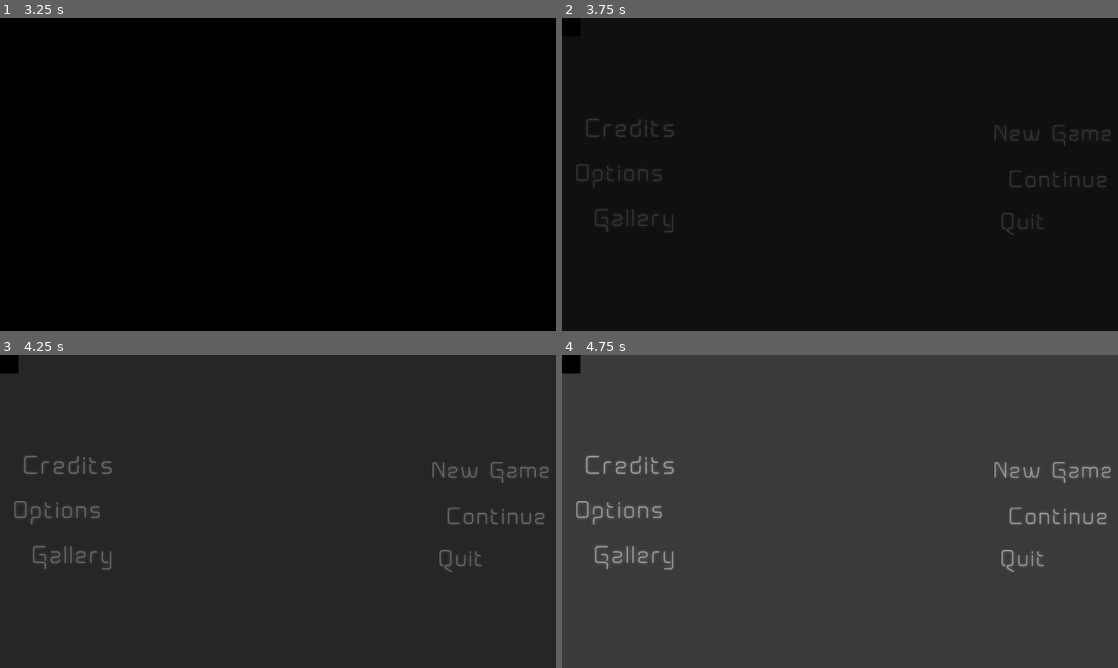
Above: before the commit, frames 1-4 (two rows, left to right).
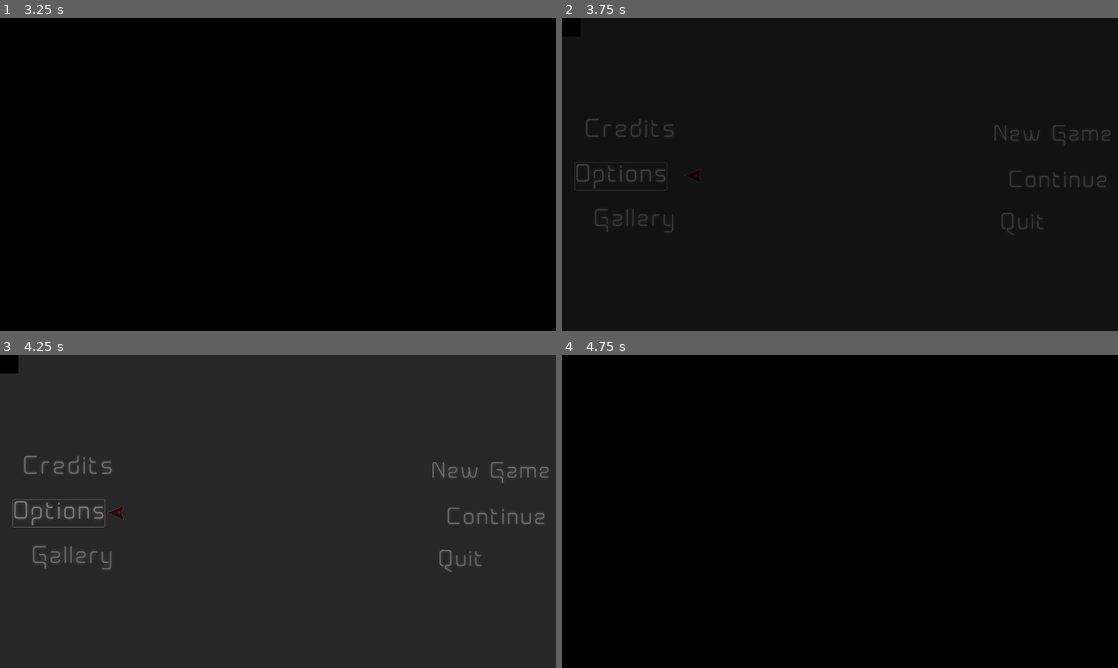
Above: after the commit, the same moments.

Repository: TomkoSK/Layers
Game: Godot game, scene res://Scenes/SplashScreen.tscn
The game is run twice, just before and just after one commit, with the same random seed, the same clock (stepped at 60 frames per second) and the same inputs. Video files are missing from this copy of the repository; at most half a second of black plays in their place. Sound files missing from this copy of the repository are replaced by a short silence.
Inputs (mouse positions are in pixels of both pictures, inside the frame that each line leads up to):
- Up to frame 1 (3.25 s): tap Enter (ui_accept) at 0.5, 0.77, 1.25, 1.52 s; move the mouse to (400, 158) at 0.52 s; hold Right (ui_right) 0.53-1.28 s; click (400, 158) at 0.67 s; move the mouse to (166, 190) at 1.27 s; hold Down (ui_down) 1.28-2.03 s; move the mouse to (333, 105) at 2.02 s; hold Right (ui_right) 2.03-2.75 s; click (55, 174) at 2.77 s
- Up to frame 2 (3.75 s): click (617, 174) at 3.5 s
- Up to frame 3 (4.25 s): no input
- Up to frame 4 (4.75 s): click (634, 558) at 4.25 s

Frame 1 is identical in both runs. In frame 2, 0.2% of the frame differs, in the area x 2-25%, y 46-56%; in frame 3, 0.4%; in frame 4, 100%, in the area x 0-100%, y 0-100%.

Commit message:
Reworked scene switching, no errors from switching scenes while scene is being switched

Diff:
--- a/Autoloaded/AudioManager.tscn
+++ b/Autoloaded/AudioManager.tscn
@@ -1,14 +1,14 @@
 [gd_scene load_steps=4 format=3 uid="uid://puffotwps4ew"]
 
 [ext_resource type="Script" path="res://Autoloaded/AudioManager.gd" id="1_8cbpt"]
-[ext_resource type="AudioStream" uid="uid://854g5jib208j" path="res://stasis_nD9iYNZM.wav" id="2_ncq3s"]
+[ext_resource type="AudioStream" uid="uid://bl7lfw6735mfw" path="res://stasis_nD9iYNZM-[AudioTrimmer.com].wav" id="2_cchi8"]
 [ext_resource type="AudioStream" uid="uid://xua7hdlpt0rb" path="res://Dread.mp3" id="3_pmy7o"]
 
 [node name="MenuMusicPlayer" type="Node2D"]
 script = ExtResource("1_8cbpt")
 
 [node name="MenuMusic" type="AudioStreamPlayer" parent="."]
-stream = ExtResource("2_ncq3s")
+stream = ExtResource("2_cchi8")
 bus = &"Music"
 
 [node name="AmbienceAudio" type="AudioStreamPlayer" parent="."]
--- a/Autoloaded/DialoguePlayer.gd
+++ b/Autoloaded/DialoguePlayer.gd
@@ -1,4 +1,6 @@
 extends Node
+
+signal dialogueFinished
 
 func playDialogue(dialogueList):#ARGUMENTS IN THIS FORMAT: [["characterName", "text", "res://TexturePath", "res://PfpTexture", 0.03]]
 	var characters = [null, null]
@@ -34,3 +36,4 @@
 		textBox.init(text[1], tempList, profilePicture, timerLength)
 		await Signal(textBox, "tree_exited")
 		Backlog.addText([text[0], text[1]])
+	dialogueFinished.emit()
--- a/Autoloaded/FileManager.gd
+++ b/Autoloaded/FileManager.gd
@@ -1,6 +1,7 @@
 extends Node
 
 var settings_file_name = "user://settings.tres"#Global variable just in case other scripts need to know where the settings file is
+var save_file_name = "user://savefile%s"
 #(changing it will be easier if needed in the future)
 var current_save_file : SaveFile = null#The save file object that is currently being played on will be put here
 var current_save_file_number : int = 0#The save slot number of the current save file
@@ -26,8 +27,8 @@
 		return Settings.new()
 
 func load_save_file(save_file_number : int):
-	if ResourceLoader.exists("res://savefile%s.tres" % save_file_number):#GDscript format string
-		var savefile = ResourceLoader.load("res://savefile%s.tres" % save_file_number)
+	if ResourceLoader.exists(save_file_name % save_file_number):#GDscript format string
+		var savefile = ResourceLoader.load(save_file_name % save_file_number)
 		#NOTE: DO NOT FORGET TO CHANGE THIS TO user://savefile when exporting the project this is for DEBUGGING PURPOSES
 		if savefile is SaveFile:
 			return savefile
@@ -48,6 +49,6 @@
 	if(current_save_file_number != 0):
 		current_save_file.playtime += 1
 
-func save():#Saves the current save file data
-	current_save_file.last_scene = get_tree().current_scene.scene_file_path
-	ResourceSaver.save(current_save_file, "res://savefile%s.tres" % current_save_file_number)
+func save(scenePath : String):#Saves the current save file with the scenePath provided as the last scene
+	current_save_file.last_scene = scenePath
+	ResourceSaver.save(current_save_file, save_file_name % current_save_file_number)
--- a/Autoloaded/SceneManager.gd
+++ b/Autoloaded/SceneManager.gd
@@ -2,6 +2,7 @@
 
 signal sceneSwitched
 
+var switchingScenes = false
 var developing = false#MAKES ALL THE TRANSITIONS INSTANT TURN OFF WHEN UPLOADING NEW VERSION TO BE PLAYED
 var bgSprite : Sprite2D
 
@@ -12,46 +13,72 @@
 	self.add_child(bgSprite)
 
 func openSettings(includeMenuButton : bool = false):
-	var currentScene = get_tree().current_scene.scene_file_path
-	changeScene("res://Scenes/Settings.tscn")
-	await Signal(self, "sceneSwitched")
-	get_tree().current_scene.previousScene = currentScene
-	get_tree().current_scene.setMenuButton(includeMenuButton)#The way to get back to the menu from the game is through the settings,
-	#so the includeMenuButton argument is just deciding whether or not the menu button in the settings should be shown
+	if(!switchingScenes):
+		var currentScene = get_tree().current_scene.scene_file_path
+		changeScene("res://Scenes/Settings.tscn")
+		await Signal(self, "sceneSwitched")
+		get_tree().current_scene.previousScene = currentScene
+		get_tree().current_scene.setMenuButton(includeMenuButton)#The way to get back to the menu from the game is through the settings,
+		#so the includeMenuButton argument is just deciding whether or not the menu button in the settings should be shown
 
 func openSaveSlots(mode : String):#The mode thing is explained in SaveSlots.gd, this function just switches to the save slots scene
 	#and sets the mode, the mode setting is what requires this to be another function instead of just using changeScene
-	changeScene("res://Scenes/SaveSlots.tscn")
-	await Signal(self, "sceneSwitched")
-	get_tree().current_scene.mode = mode
+	if(!switchingScenes):
+		changeScene("res://Scenes/SaveSlots.tscn")
+		await Signal(self, "sceneSwitched")
+		get_tree().current_scene.mode = mode
 
-func changeScene(targetScene, fadeIn = 0.4, midLength = 0.4, fadeOut = 0.4):
+func changeScene(targetScene : String, fadeIn = 0.4, midLength = 0.4, fadeOut = 0.4, changeAfterMidTimer : bool = false):
 	if(developing):
-		fadeIn = 0.01
-		midLength = 0.01
-		fadeOut = 0.01
-	$CanvasLayer/Button.show()
-	var scene = load(targetScene).instantiate()
-	var sprite = Sprite2D.new()
-	sprite.texture = load("res://Textures/square.png")
-	sprite.scale = Vector2(4000, 4000)
-	sprite.position = Vector2(0, 0)
-	sprite.modulate = Color(0, 0, 0, 0)
-	sprite.z_index = 20
-	self.add_child(sprite)
-	var tween = self.create_tween()
-	tween.tween_property(sprite, "modulate", Color(0, 0, 0, 1), fadeIn)
-	await get_tree().create_timer(fadeIn).timeout
-	get_tree().current_scene.queue_free()
-	get_tree().root.add_child(scene)
-	get_tree().set_current_scene(scene)
+		fadeIn = 0
+		midLength = 0
+		fadeOut = 0
+	if(!switchingScenes):
+		switchingScenes = true
+		var scene = load(targetScene).instantiate()
+		var sprite = Sprite2D.new()
+		sprite.texture = load("res://Textures/square.png")
+		sprite.scale = Vector2(4000, 4000)
+		sprite.position = Vector2(0, 0)
+		sprite.modulate = Color(0, 0, 0, 0)
+		sprite.z_index = 20
+		self.add_child(sprite)
+
+		if(fadeIn > 0):
+			var tween = self.create_tween()
+			tween.tween_property(sprite, "modulate", Color(0, 0, 0, 1), fadeIn)
+			await get_tree().create_timer(fadeIn).timeout
+		else:
+			sprite.modulate.a = 1
+
+		if(!changeAfterMidTimer):
+			get_tree().current_scene.queue_free()
+			get_tree().root.add_child(scene)
+			get_tree().set_current_scene(scene)
+			call_deferred("emitSceneSwitched")
+
+		if(midLength > 0):
+			await get_tree().create_timer(midLength).timeout
+
+		if(changeAfterMidTimer):
+			get_tree().current_scene.queue_free()
+			get_tree().root.add_child(scene)
+			get_tree().set_current_scene(scene)
+			call_deferred("emitSceneSwitched")
+
+		if(fadeOut > 0):
+			var tween = self.create_tween()
+			tween.tween_property(sprite, "modulate", Color(0, 0, 0, 0), fadeOut)
+			await get_tree().create_timer(fadeOut*0.4).timeout
+			switchingScenes = false#Makes the player able to switch the scene again after the black screen fades away a bit
+			await get_tree().create_timer(fadeOut*0.6).timeout
+		else:
+			sprite.modulate.a = 0
+			switchingScenes = false
+		sprite.queue_free()
+
+func emitSceneSwitched():
 	sceneSwitched.emit()
-	await get_tree().create_timer(midLength).timeout
-	tween = self.create_tween()
-	tween.tween_property(sprite, "modulate", Color(0, 0, 0, 0), fadeOut)
-	await get_tree().create_timer(fadeOut).timeout
-	sprite.queue_free()
-	$CanvasLayer/Button.hide()
 
 func setBackground(bgPath):
 	bgSprite.texture = load(bgPath)
--- a/ResourceScripts/SettingsResource.gd
+++ b/ResourceScripts/SettingsResource.gd
@@ -3,5 +3,5 @@
 class_name Settings
 
 @export var music := 0.5
-@export var volume := 0.5
+@export var volume := 0.3
 @export var brightness : float = 1
--- /dev/null
+++ b/Scenes/QuitScene.tscn
@@ -0,0 +1,3 @@
+[gd_scene format=3 uid="uid://b3tniqm8t4raw"]
+
+[node name="QuitScene" type="Node2D"]
--- a/Scripts/MainMenu.gd
+++ b/Scripts/MainMenu.gd
@@ -24,13 +24,17 @@
 		AudioManager.startMenuMusic(FileManager.load_settings().music, 1)# smooths out the music volume to start from 0 to the settings.music value in 2 seconds
 
 func _on_quit_button_pressed():
-	get_tree().quit()
+	if(!SceneManager.switchingScenes):
+		SceneManager.changeScene("res://Scenes/QuitScene.tscn", 1.2, 25, 0)
+		AudioManager.stopMenuMusic(1)
+		await Signal(SceneManager, "sceneSwitched")
+		get_tree().quit()
 
 func _on_options_button_pressed():
-	SceneManager.openSettings(true)#NOTE: THIS IS FOR DESIGNING BUTTON PURPOSES RN SET IT TO FALSE LATER
+	SceneManager.openSettings()
 
 func _on_credits_pressed():
-	SceneManager.changeScene("res://Scenes/Credits.tscn", 1, 0.8, 1)
+	SceneManager.changeScene("res://Scenes/Credits.tscn")
 
 func _on_new_game_pressed():
 	SceneManager.openSaveSlots("newgame")
--- a/Scripts/PrologueScene.gd
+++ b/Scripts/PrologueScene.gd
@@ -26,6 +26,8 @@
 ]
 
 var formattedDialogue = []#The dialogue is formatted into proper DialoguePlayer acceptable dialogue through code
+
 func scene():
 	DialoguePlayer.playDialogue(formattedDialogue)
+	await Signal(DialoguePlayer, "dialogueFinished")
 	UIButtons.set_visibility("options", true)
--- a/Scripts/SaveSlots.gd
+++ b/Scripts/SaveSlots.gd
@@ -13,7 +13,7 @@
 
 func _ready():
 	#dictionary for converting the scene names into location names that show up in the actual scene
-	var scene_location_dict = {"res://TestScenes/Test1.tscn" : "Testing site 1", "res://TestScenes/Test2.tscn" : "Testing site 2"}
+	var scene_location_dict = {"res://TestScenes/Test1.tscn" : "Testing site 1", "res://TestScenes/Test2.tscn" : "Testing site 2", "res://Scenes/PrologueScene.tscn" : "Prologue Scene"}
 
 	var slot1 = FileManager.load_save_file(1)
 	if(slot1.playtime > 0):#0 playtime means the save slot has not been taken up at all so the playtime and location arent displayed
--- a/Scripts/Settings.gd
+++ b/Scripts/Settings.gd
@@ -28,9 +28,10 @@
 	SceneManager.changeScene(previousScene)
 
 func _on_menu_button_pressed():
-	SceneManager.changeScene("res://Scenes/MainMenu.tscn", 0.6, 0.4, 0.6)
+	SceneManager.changeScene("res://Scenes/MainMenu.tscn", 1, 0.7, 2, true)
 	if(AudioManager.playingAmbience):
-		AudioManager.stopAmbience(1)
+		AudioManager.stopAmbience(0.8)
+	FileManager.save(previousScene)
 
 func _on_window_mode_changed(index:int):
 	ProjectSettings.set_setting("display/window/size/mode", $VBoxContainer/WindowMode/OptionButton.get_item_id(index))
--- a/Scripts/SplashScreen.gd
+++ b/Scripts/SplashScreen.gd
@@ -4,13 +4,13 @@
 var changeDuration = 0.9
 
 func _ready():
-	var tween = self.create_tween()
 	UIButtons.set_visibility("ui", false)
 	$Logo.modulate.a = 0
+	var tween = self.create_tween()
 	tween.tween_property($Logo, "modulate", Color(1, 1, 1, maxOpacity), changeDuration)
 	await get_tree().create_timer(changeDuration).timeout
 	await get_tree().create_timer(0.7).timeout
 	tween = self.create_tween()
 	tween.tween_property($Logo, "modulate", Color(1, 1, 1, 0), changeDuration)
 	await get_tree().create_timer(changeDuration).timeout
-	SceneManager.changeScene("res://Scenes/MainMenu.tscn", 0.2, 0.5, 2)
+	SceneManager.changeScene("res://Scenes/MainMenu.tscn", 0, 0.7, 2, true)
--- a/UIButtons/UIButtons.gd
+++ b/UIButtons/UIButtons.gd
@@ -1,7 +1,4 @@
 extends Node2D
-
-func _ready():
-	self.z_index = 2
 
 func set_visibility(buttonName : String, setVisible : bool):
 	if(buttonName == "ui"):
--- a/UIButtons/UIButtons.tscn
+++ b/UIButtons/UIButtons.tscn
@@ -6,14 +6,14 @@
 script = ExtResource("1_bqkji")
 
 [node name="Backlog" type="Button" parent="."]
-z_index = 15
+z_index = 10
 offset_left = 1607.0
 offset_right = 1727.0
 offset_bottom = 120.0
 text = "BACKLOG"
 
 [node name="Options" type="Button" parent="."]
-z_index = 15
+z_index = 10
 offset_left = 1737.0
 offset_right = 1857.0
 offset_bottom = 120.0
--- a/project.godot
+++ b/project.godot
@@ -29,7 +29,7 @@
 
 window/size/viewport_width=1920
 window/size/viewport_height=1080
-window/size/mode=2
+window/size/mode=3
 window/stretch/mode="viewport"
 
 [input]
--- a/savefile1.tres
+++ b/savefile1.tres
@@ -1,8 +1,8 @@
 [gd_resource type="Resource" script_class="SaveFile" load_steps=2 format=3]
 
-[ext_resource type="Script" path="res://ResourceScripts/SaveFileResource.gd" id="1_tjcqh"]
+[ext_resource type="Script" path="res://ResourceScripts/SaveFileResource.gd" id="1_ix0yr"]
 
 [resource]
-script = ExtResource("1_tjcqh")
-last_scene = "res://TestScenes/Test2.tscn"
-playtime = 106
+script = ExtResource("1_ix0yr")
+last_scene = "res://Scenes/PrologueScene.tscn"
+playtime = 24
--- a/settings.tres
+++ /dev/null
@@ -1,9 +0,0 @@
-[gd_resource type="Resource" script_class="Settings" load_steps=2 format=3 uid="uid://cr6rnb8xv2uqh"]
-
-[ext_resource type="Script" path="res://ResourceScripts/SettingsResource.gd" id="1_4mgp1"]
-
-[resource]
-script = ExtResource("1_4mgp1")
-music = 0.5
-level = 0.5
-brightness = 1.0
Not shown, added: stasis_nD9iYNZM-[AudioTrimmer.com].wav.import
Not shown, removed: stasis_nD9iYNZM.wav.import
Not shown, added: stasis_nD9iYNZM-[AudioTrimmer.com].wav
Not shown, changed: stasis_nD9iYNZM.wav
